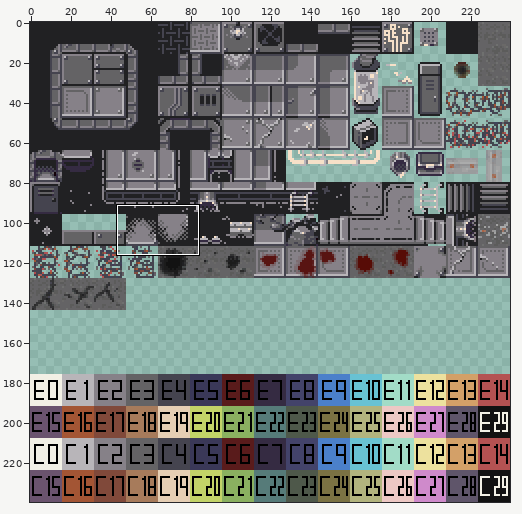
A sprite sheet gets an edit: res/Tilesheet.png. The picture above shows the old version from afar; the outline marks the close-up.
Close-up. Before the commit:
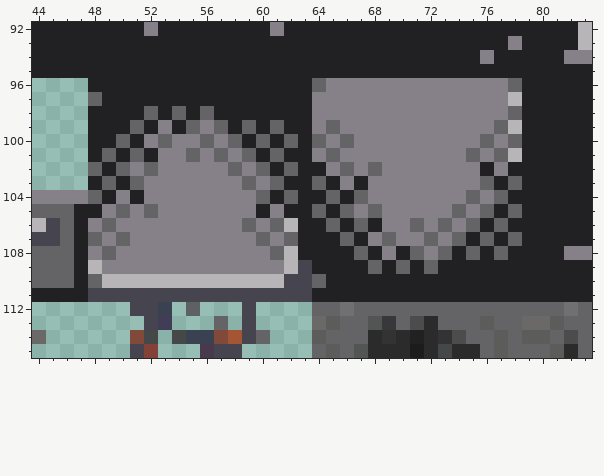
The file is 240x240 pixels. Colours within 5 levels of each other are drawn and written as one. Shown: x 44..83, y 92..115. The commit also changed other parts of the picture, which this record leaves out.
After the commit:
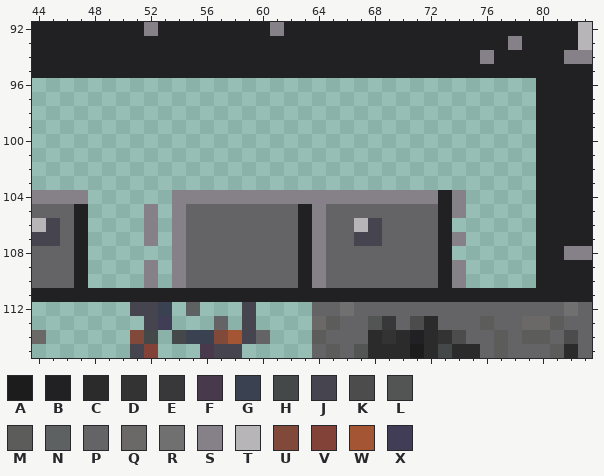
Palette (. is transparent): A #1c1c1c  B #212123  C #2b2b2b  D #333334  E #38383a  F #48394d  G #3a4251  H #444848  J #45444f  K #4c4c4c  L #535454  M #5c5c5b  N #5e6161  P #646365  Q #6a6968  R #6f706f  S #868188  T #b8b5b9  U #80493a  V #824238  W #a35534  X #413d56
Difference:
Colour J becomes colour B in rows 109 to 110 at x 63; in row 111 at x 48 to 63.
Colour P becomes colour B in row 106 at x 73; in row 108 at x 73.
Colour S becomes colour B in rows 104 to 105 at x 73; in row 107 at x 73.
Colour B becomes colour J in row 106 at x 68; in row 107 at x 67.
Colour S becomes colour J in row 107 at x 68.
Colour B becomes colour P in row 105 at x 60, 62 and 65; in row 106 at x 66; in row 107 at x 65; in row 108 at x 65 to 66, 68 and 70; in row 109 at x 65 to 67, 69 and 71; in row 110 at x 65 to 72.
Colour J becomes colour P in row 110 at x 62.
Colour S becomes colour P in row 105 at x 55 to 59, 61, 67 and 69 to 72; in row 106 at x 55 to 58, 60, 69 to 70 and 72; in row 107 at x 55 to 59, 61 and 70 to 71; in row 108 at x 55 to 60, 69 and 72; in row 109 at x 55 to 61.
Colour T becomes colour P in row 106 at x 62; in rows 108 to 109 at x 62; in row 110 at x 55 to 61.
Colour B becomes colour S in row 104 at x 61, 63 to 64 and 66; in rows 106 to 108 at x 64; in row 109 at x 64 and 74; in row 110 at x 74.
Colour P becomes colour S in row 104 at x 60, 62, 65 and 67; in row 105 at x 52, 64 and 74; in row 107 at x 74; in row 110 at x 64.
Colour T becomes colour S in row 110 at x 52 and 54.
Colour P becomes colour T in row 106 at x 67.
Colour B is removed in row 96 at x 48 to 63 and 79; in row 97 at x 49 to 63 and 79; in row 98 at x 48 to 51, 53, 55, 57 to 63 and 79; in row 99 at x 48 to 50, 52, 54, 58, 60, 62 to 63 and 79; in row 100 at x 48 to 49, 51, 59, 61, 63 and 79; in row 101 at x 48, 50, 52, 60, 62 to 63 and 79.
Colour B is removed in row 102 at x 49, 61, 63 to 64, 76 and 78 to 79; in row 103 at x 48, 50, 62 to 63, 65, 67, 77 and 79; in row 104 at x 49, 51 and 78 to 79; in row 105 at x 48, 77 and 79; in row 106 at x 76 and 78 to 79; in row 107 at x 75, 77 and 79.
Colour B is removed in row 108 at x 74, 76 and 78 to 79; in rows 109 to 110 at x 75 to 79.
Colour P is removed in row 96 at x 64 and 78; in row 97 at x 48; in row 98 at x 52, 54, 56 and 78; in row 99 at x 51, 55, 57, 59, 61, 65 and 77; in row 100 at x 50, 53, 56, 58, 60, 62, 64, 66, 76 and 78; in row 101 at x 49, 51, 55, 57, 59, 61, 65, 75 and 77.
Colour P is removed in row 102 at x 48, 50, 52, 58, 60, 62, 66 and 68; in row 103 at x 49, 51, 59, 61, 64, 76 and 78; in row 104 at x 48, 75 and 77; in row 105 at x 50, 76 and 78; in row 106 at x 49, 75 and 77; in row 107 at x 48, 50, 76 and 78.
Colour P is removed in row 108 at x 49, 75 and 77; in row 110 at x 48.
Colour S is removed in row 96 at x 65 to 77; in rows 97 to 98 at x 64 to 77; in row 99 at x 53, 56, 64 and 66 to 76; in row 100 at x 52, 54 to 55, 57, 65, 67 to 75 and 77; in row 101 at x 53 to 54, 56, 58, 64, 66 to 74 and 76; in row 102 at x 51, 53 to 57, 59, 65, 67, 69 to 75 and 77.
Colour S is removed in row 103 at x 52 to 58, 60, 66 and 68 to 75; in row 104 at x 50, 52 to 53 and 76; in row 105 at x 49, 51, 53 and 75; in row 106 at x 48, 50 to 51, 53 and 74; in row 107 at x 49, 51 and 53; in row 108 at x 48 and 50 to 53.
Colour S is removed in row 109 at x 49 to 51 and 53.
Colour T is removed in row 97 at x 78; in row 99 at x 78; in row 101 at x 78; in row 109 at x 48; in row 110 at x 49 to 51 and 53.
Pixel boxes of the changes (left, top, right, bottom) in both close-ups:
changed: (88, 78, 536, 302)
